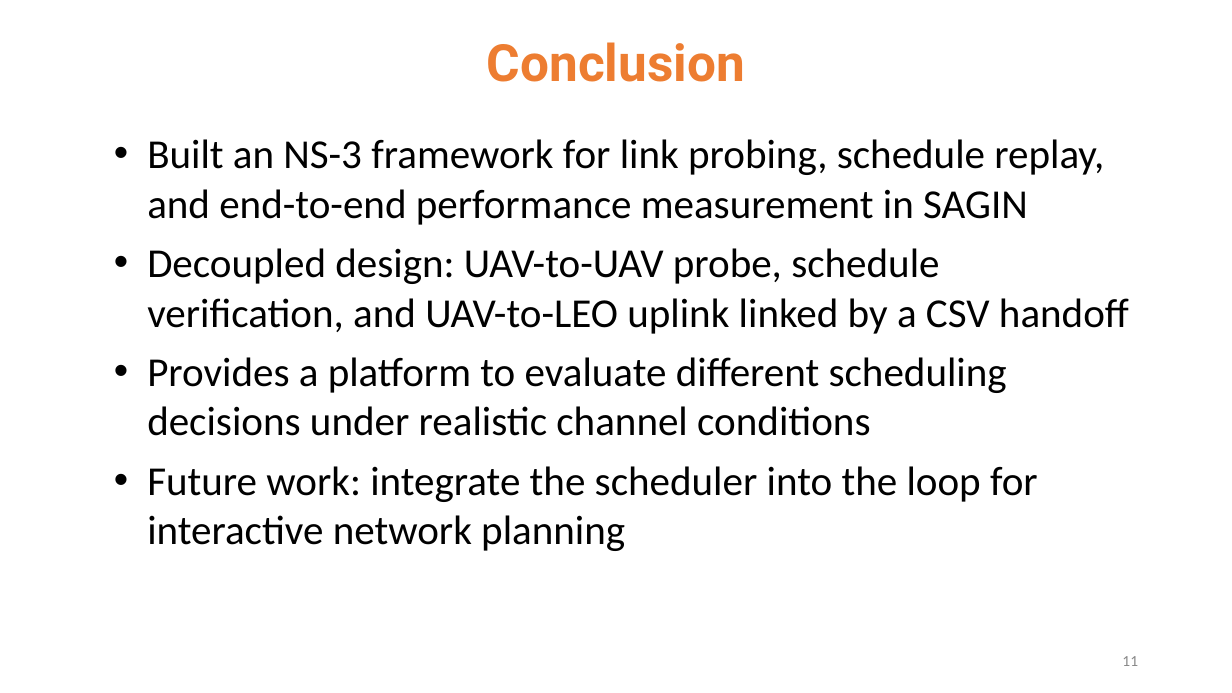
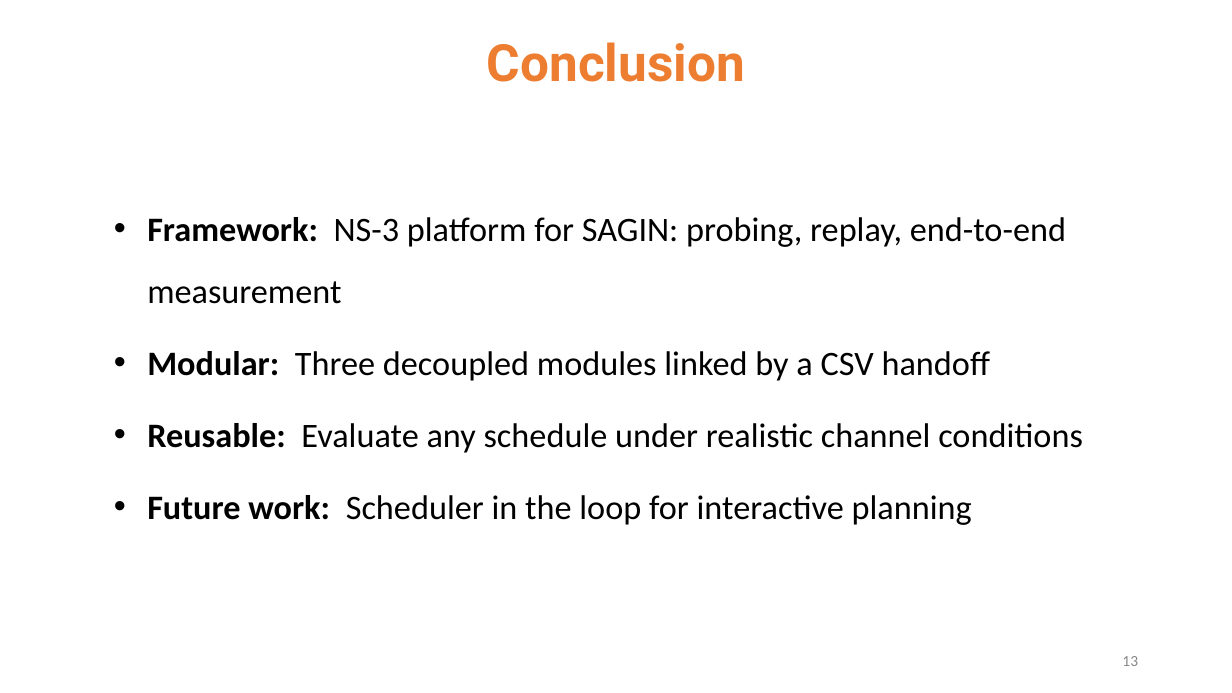
Before and after one commit to 112550039/CS_Project_ns3, a slide deck: slide 13 of docs/專題期末報告.pptx (slide 11 before the commit). Drawn at 1232x693 pixels with LibreOffice and Linux fonts; fonts in the diff are those of the drawing. Boxes give left, top, right and bottom in pixels: in the first picture for what was removed or moved away, otherwise in the second. Text is boxed around its words. In the diff, an @@ line names an element or a change of style, - is before the commit and + after.

```diff
--- a/docs/專題期末報告.pptx
+++ b/docs/專題期末報告.pptx
@@ text at <box>147,217,1083,525</box>: text changed; size 24 to 20 pt @@
-• Built an NS-3 framework for link probing, schedule replay, and end-to-end performance measurement in SAGIN
-• Decoupled design: UAV-to-UAV probe, schedule verification, and UAV-to-LEO uplink linked by a CSV handoff
-• Provides a platform to evaluate different scheduling decisions under realistic channel conditions
-• Future work: integrate the scheduler into the loop for interactive network planning
+• Framework: NS-3 platform for SAGIN: probing, replay, end-to-end measurement
+• Modular: Three decoupled modules linked by a CSV handoff
+• Reusable: Evaluate any schedule under realistic channel conditions
+• Future work: Scheduler in the loop for interactive planning
@@ page number at <box>1122,656,1138,666</box>: text changed @@
-11
+13
```
Also in this commit, not shown: 7 other slides changed, 2 slides added.
